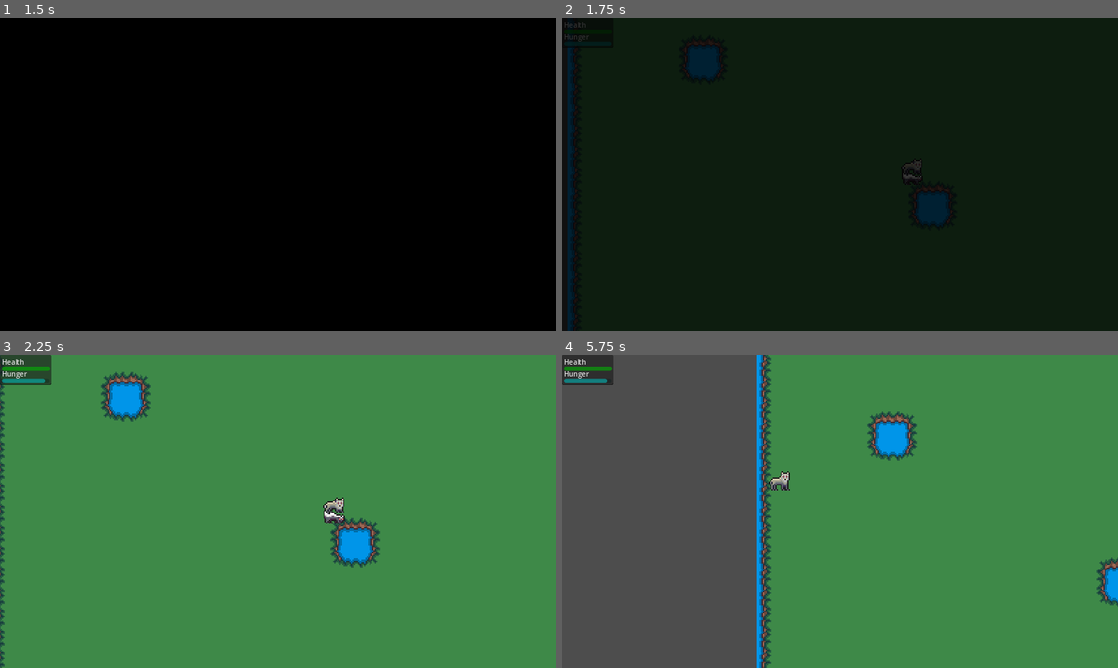
Above: before the commit, frames 1-4 (two rows, left to right).
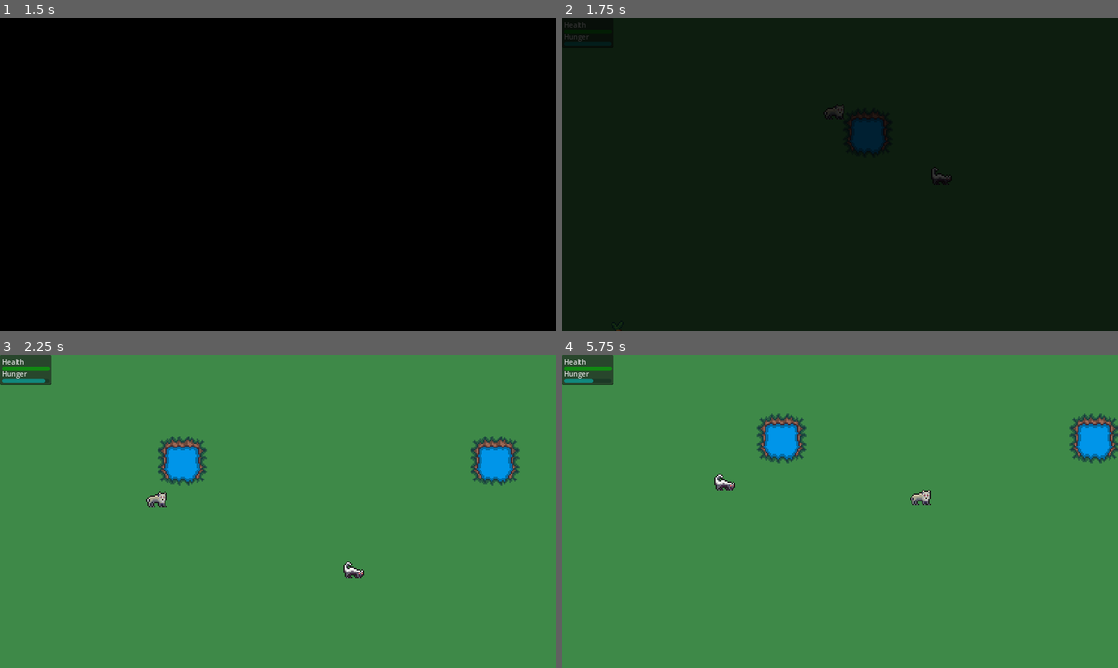
Above: after the commit, the same moments.

Repository: dually8/foodchain-game
Game: Godot game, scene res://scenes/main_menu.tscn
Same seed, same stepped clock (60 frames per second), same inputs: the game is played once before the commit and once after it. The engine's default icon, where the game draws it, is replaced by a stand-in: a white triangle on a blue panel in a dark square.
Inputs:
- Up to frame 1 (1.5 s): click "Start" at 0.5 s; tap Enter at 1.25 s; hold D (move_right) from 1.28 s (still down); hold . (attack) from 1.28 s (still down)
- Up to frame 2 (1.75 s): keep holding D (move_right); keep holding . (attack)
- Up to frame 3 (2.25 s): release D (move_right) at 2.03 s; release . (attack) at 2.03 s; hold S (move_down) from 2.03 s (still down); tap . (attack) at 2.1 s
- Up to frame 4 (5.75 s): release S (move_down) at 2.78 s; hold D (move_right) 2.78-3.53 s; hold . (attack) 2.78-3.53 s; hold W (move_up) 3.53-4.28 s; tap . (attack) at 3.6, 5.1 s; hold . (attack) 4.28-5.03 s; hold A (move_left) from 4.28 s (still down)

Frame 1 is identical in both runs. In frame 2, 2.0% of the frame differs, in the area x 1-70%, y 9-100%; in frame 3, 5.5%; in frame 4, 40%, in the area x 0-100%, y 0-100%.

Commit message:
add pred and prey spawners
BREAKING: Changed "enemy_spawner" to "spawner"

Diff:
--- a/project.godot
+++ b/project.godot
@@ -43,6 +43,8 @@
 Prey="Something that can get eaten by a predator"
 Predator="Something that can eat a prey"
 Player="The player character"
+PredatorSpawnPoint="Point from which to spawn predators"
+PreySpawnPoint="Point from which to spawn prey"
 
 [input]
 
--- a/scenes/enemy.tscn
+++ b/scenes/enemy.tscn
@@ -44,7 +44,6 @@
 height = 16.0
 
 [node name="Enemy" type="CharacterBody2D"]
-position = Vector2(304, 128)
 script = ExtResource("1_dchky")
 
 [node name="AnimatedSprite2D" type="AnimatedSprite2D" parent="."]
--- a/scenes/enemy_spawner.tscn
+++ /dev/null
@@ -1,3 +0,0 @@
-[gd_scene format=3 uid="uid://cek8i3hfv31q"]
-
-[node name="EnemySpawner" type="Node2D"]
--- a/scenes/level_01.tscn
+++ b/scenes/level_01.tscn
@@ -9,7 +9,7 @@
 [ext_resource type="Texture2D" uid="uid://dfa8bn0t374wv" path="res://assets/imgs/cute fantasy/Tiles/Water_Middle.png" id="6_tlwir"]
 [ext_resource type="Texture2D" uid="uid://d0nil33tyayjr" path="res://assets/imgs/cute fantasy/Tiles/Water_Tile.png" id="7_0ene2"]
 [ext_resource type="PackedScene" uid="uid://calck2v7nv6qb" path="res://scenes/player/player.tscn" id="8_n8bc8"]
-[ext_resource type="PackedScene" uid="uid://cek8i3hfv31q" path="res://scenes/enemy_spawner.tscn" id="9_5w70a"]
+[ext_resource type="PackedScene" uid="uid://cek8i3hfv31q" path="res://scenes/spawner.tscn" id="9_5w70a"]
 [ext_resource type="PackedScene" uid="uid://dr8so52kl8grt" path="res://scenes/enemy.tscn" id="10_kkevy"]
 [ext_resource type="PackedScene" uid="uid://bppmh0eosky2l" path="res://scenes/prey.tscn" id="11_q671a"]
 [ext_resource type="AudioStream" uid="uid://bfy2h1lqlu1fm" path="res://assets/music/Synthwave Blue Sunset Intensity 2.wav" id="13_kwfen"]
@@ -129,20 +129,22 @@
 tile_set = SubResource("TileSet_7d7dg")
 
 [node name="Player" parent="." instance=ExtResource("8_n8bc8")]
+position = Vector2(224, 232)
 
 [node name="EnemySpawner" parent="." instance=ExtResource("9_5w70a")]
-visible = false
-position = Vector2(496, 264)
+position = Vector2(640, 61)
+pp_scene = ExtResource("10_kkevy")
 
 [node name="PreySpawner" parent="." instance=ExtResource("9_5w70a")]
-visible = false
-position = Vector2(496, 264)
+position = Vector2(64, 448)
+pp_scene = ExtResource("11_q671a")
+spawn_group = "Prey"
 
 [node name="Enemy" parent="." instance=ExtResource("10_kkevy")]
+position = Vector2(272, 120)
 
 [node name="Prey" parent="." instance=ExtResource("11_q671a")]
-visible = false
-position = Vector2(80, 240)
+position = Vector2(88, 352)
 is_static = true
 
 [node name="NavigationRegion2D" type="NavigationRegion2D" parent="."]
--- a/scenes/player/player.tscn
+++ b/scenes/player/player.tscn
@@ -452,7 +452,6 @@
 stream_4/stream = ExtResource("11_bkqli")
 
 [node name="Player" type="CharacterBody2D"]
-position = Vector2(184, 176)
 script = ExtResource("1_kgdbr")
 
 [node name="Animation" type="AnimatedSprite2D" parent="."]
--- /dev/null
+++ b/scenes/spawner.tscn
@@ -0,0 +1,13 @@
+[gd_scene load_steps=2 format=3 uid="uid://cek8i3hfv31q"]
+
+[ext_resource type="Script" path="res://scripts/spawner.gd" id="1_uipuj"]
+
+[node name="Spawner" type="Node2D"]
+script = ExtResource("1_uipuj")
+
+[node name="OnScreenNotifier" type="VisibleOnScreenNotifier2D" parent="."]
+position = Vector2(-16, -16)
+rect = Rect2(-8, -8, 48, 48)
+
+[node name="SpawnTimer" type="Timer" parent="."]
+wait_time = 2.0
--- /dev/null
+++ b/scripts/spawner.gd
@@ -0,0 +1,43 @@
+class_name Spawner
+extends Node2D
+
+@export var pp_scene: PackedScene
+@export var max_spawn: int = 3
+@export var spawn_group: String = "Predator"
+var spawn_nodes: Array[Node2D] = []
+@onready var timer: Timer = $SpawnTimer
+@onready var notifier: VisibleOnScreenNotifier2D = $OnScreenNotifier
+
+# Called when the node enters the scene tree for the first time.
+func _ready() -> void:
+	if not pp_scene:
+		push_warning("You need a scene to spawn!")
+		return
+	notifier.screen_entered.connect(_on_screen_entered)
+	notifier.screen_exited.connect(_on_screen_exited)
+	_init_timer()
+
+func _init_timer() -> void:
+	timer.timeout.connect(_on_spawn_timer_timeout)
+	get_tree().create_timer(1.0).timeout.connect(_start_timer)
+
+func _start_timer() -> void:
+	# Don't start the timer if this node is visible
+	if notifier.is_on_screen():
+		return
+	timer.start()
+
+func _on_screen_entered() -> void:
+	_start_timer()
+
+func _on_screen_exited() -> void:
+	timer.stop()
+
+func _on_spawn_timer_timeout() -> void:
+	if not notifier.is_on_screen():
+		return
+	var current_spawn_count =  get_tree().get_node_count_in_group(spawn_group)
+	if current_spawn_count < max_spawn:
+		var pp: CharacterBody2D = pp_scene.instantiate()
+		pp.position = position
+		get_tree().root.add_child(pp)
